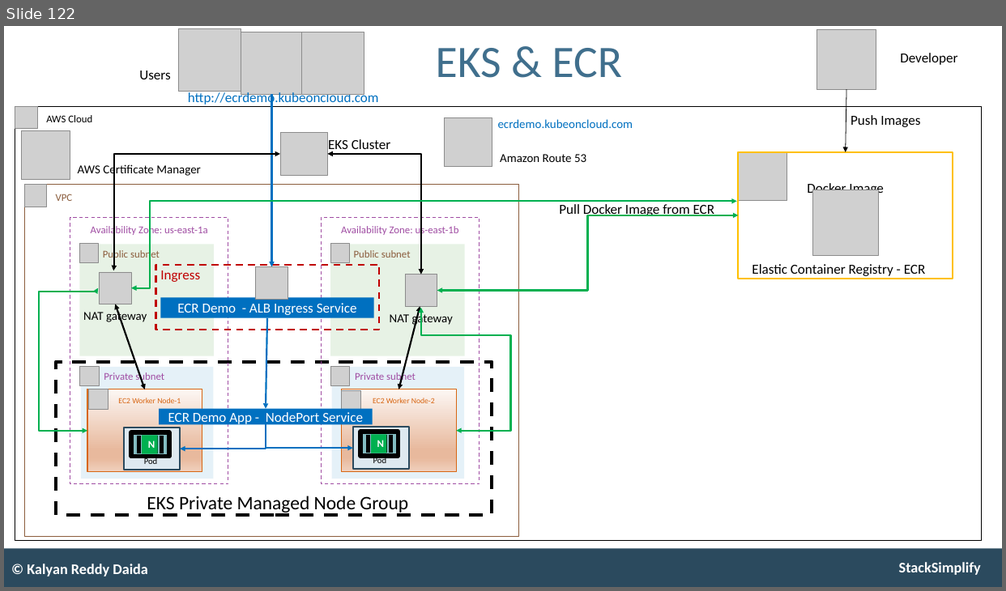
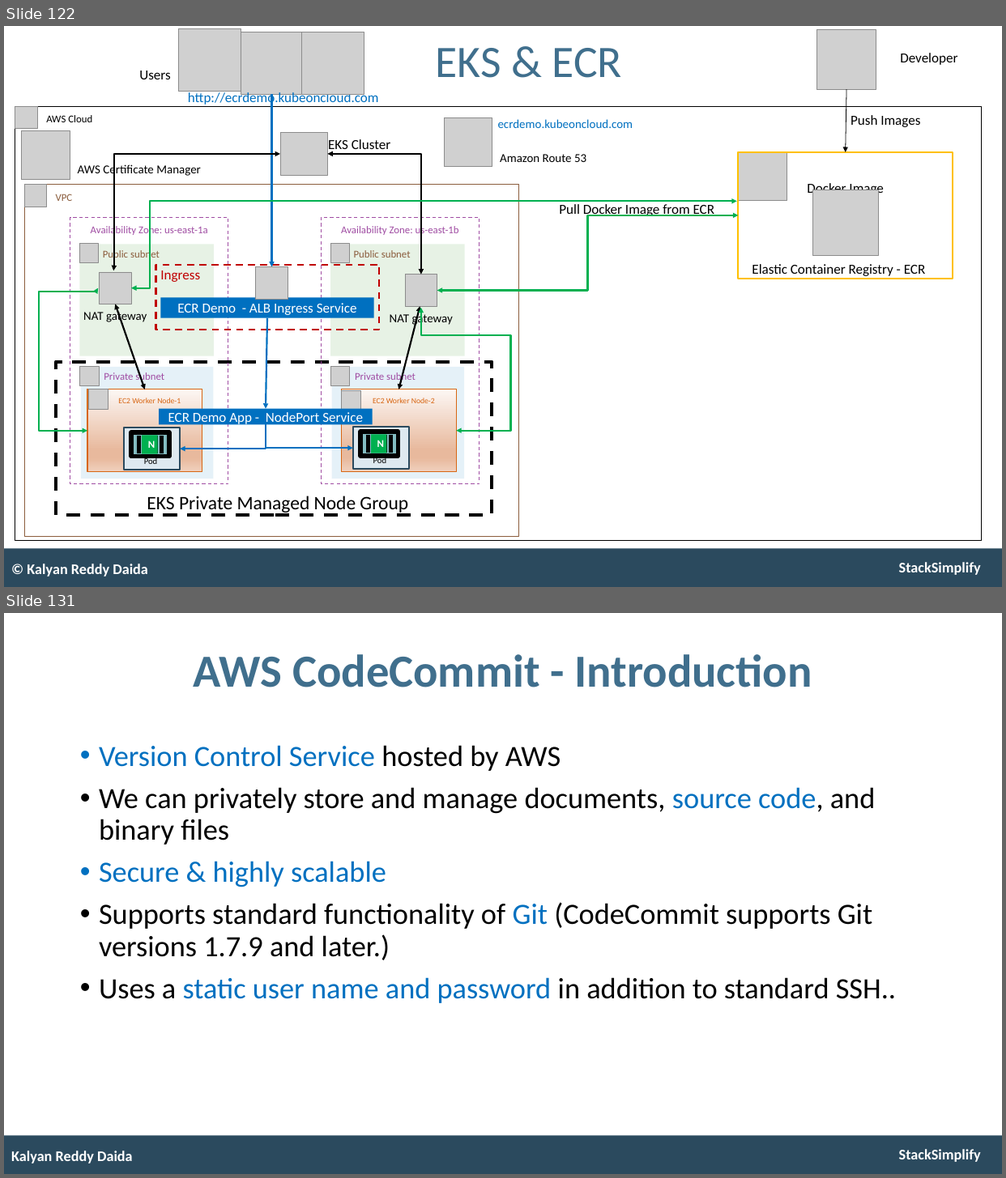
Before and after one commit to talvionyx/aws-eks-kubernetes-masterclass, a slide deck: presentation/AWS-Fargate-and-EKS-Masterclass.pptx. Shown one above the other, each under a label of ours: slide 122 before the commit, slides 122 and 131 after it; the slides between them are not shown. The pictures are 1006x591 and 1006x1178 pixels, drawn with LibreOffice and Linux fonts; fonts in the diff are those of the drawing; grey boxes stand for pictures. Boxes give left, top, right and bottom in pixels: in the first picture for what was removed or moved away, otherwise in the second. Text is boxed around its words. In the diff, an @@ line names an element or a change of style, - is before the commit and + after.

```diff
--- a/presentation/AWS-Fargate-and-EKS-Masterclass.pptx
+++ b/presentation/AWS-Fargate-and-EKS-Masterclass.pptx
@@ slide 131 added at box(4, 613, 1002, 1174), background #FFFFFF; not listed: 2 template elements that a slide beside it also shows @@
@@ title added at box(193, 654, 812, 688), 53 pt, text #406F8D, bold @@
+AWS CodeCommit - Introduction
@@ text added at box(99, 745, 896, 1003), 34 pt, text #000000 @@
+• Version Control Service hosted by AWS
+• We can privately store and manage documents, source code, and binary files
+• Secure & highly scalable
+• Supports standard functionality of Git (CodeCommit supports Git versions 1.7.9 and later.)
+• Uses a static user name and password in addition to standard SSH..
@@ text added at box(11, 1151, 133, 1164), 17 pt, text #FFFFFF, bold @@
+Kalyan Reddy Daida
```
Also in this commit, not shown: 1 slide changed, 19 other slides added, 1 other file.
